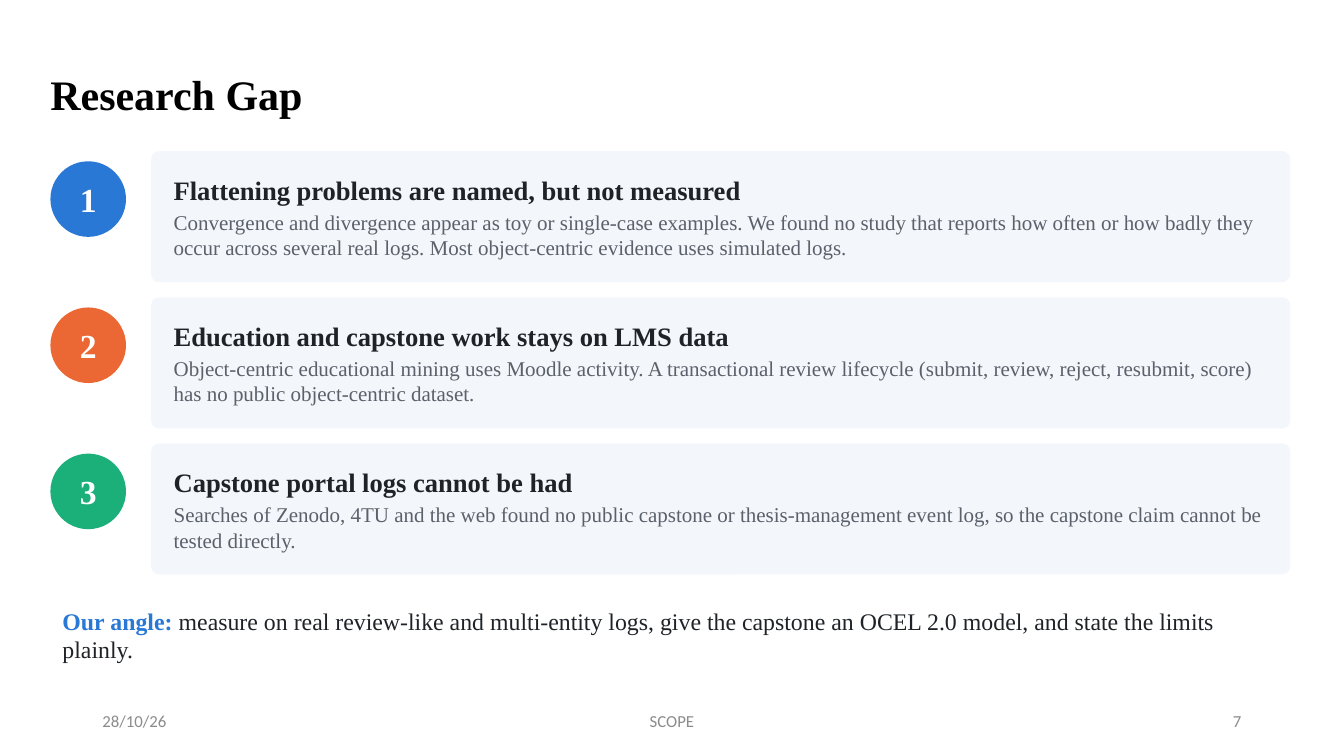
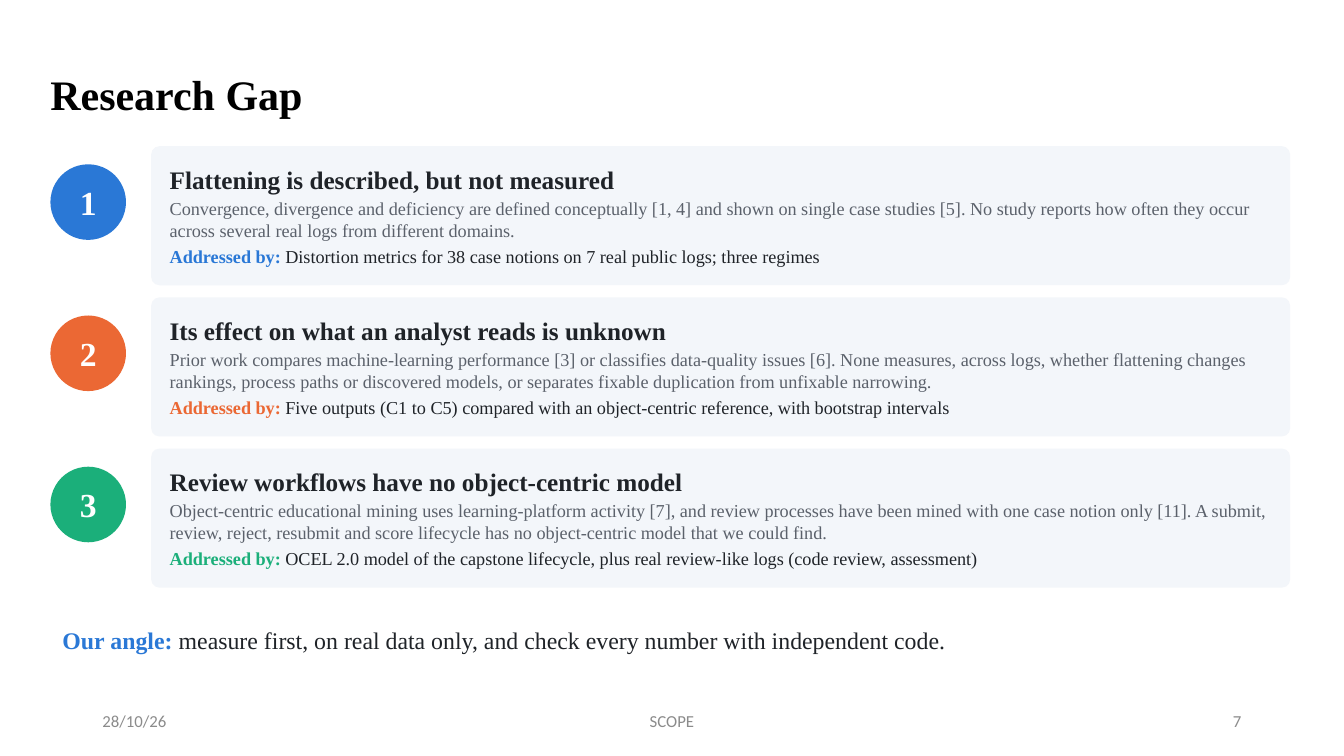
Before and after one commit to ssaakaash/ocel-research, a slide deck: slide 7 of docs/review-3/Team1_Review3_OCEL.pptx. Drawn at 1344x756 pixels with LibreOffice and Linux fonts; fonts in the diff are those of the drawing. Boxes give left, top, right and bottom in pixels: in the first picture for what was removed or moved away, otherwise in the second. Text is boxed around its words. In the diff, an @@ line names an element or a change of style, - is before the commit and + after.

```diff
--- a/docs/review-3/Team1_Review3_OCEL.pptx
+++ b/docs/review-3/Team1_Review3_OCEL.pptx
@@ rounded rectangle "Flattening is described, but not ...": place and size @@
-rounded rectangle "Flattening is described, but not ..." at (151,151,1291,282)
+rounded rectangle "Flattening is described, but not ..." at (151,146,1291,285)
@@ text in rounded rectangle at (170,171,1249,267): text changed; size 15 to 13 pt @@
-Flattening problems are named, but not measured
-Convergence and divergence appear as toy or single-case examples. We found no study that reports how often or how badly they occur across several real logs. Most object-centric evidence uses simulated logs.
+Flattening is described, but not measured
+Convergence, divergence and deficiency are defined conceptually [1, 4] and shown on single case studies [5]. No study reports how often they occur across several real logs from different domains.
+Addressed by: Distortion metrics for 38 case notions on 7 real public logs; three regimes
@@ rounded rectangle "Its effect on what an ...": place and size @@
-rounded rectangle "Its effect on what an ..." at (151,297,1291,429)
+rounded rectangle "Its effect on what an ..." at (151,297,1291,437)
@@ ellipse "2": place and size @@
-ellipse "2" at (50,308,126,383)
+ellipse "2" at (50,316,126,391)
@@ text in rounded rectangle at (170,322,1246,418): text changed; size 15 to 13 pt @@
-Education and capstone work stays on LMS data
-Object-centric educational mining uses Moodle activity. A transactional review lifecycle (submit, review, reject, resubmit, score) has no public object-centric dataset.
+Its effect on what an analyst reads is unknown
+Prior work compares machine-learning performance [3] or classifies data-quality issues [6]. None measures, across logs, whether flattening changes rankings, process paths or discovered models, or separates fixable duplication from unfixable narrowing.
+Addressed by: Five outputs (C1 to C5) compared with an object-centric reference, with bootstrap intervals
@@ rounded rectangle "Review workflows have no object-centric ...": place and size @@
-rounded rectangle "Review workflows have no object-centric ..." at (151,444,1291,575)
+rounded rectangle "Review workflows have no object-centric ..." at (151,449,1291,588)
@@ ellipse "3": place and size @@
-ellipse "3" at (50,454,126,529)
+ellipse "3" at (50,467,126,542)
@@ text in rounded rectangle at (170,473,1266,569): text changed; size 15 to 13 pt @@
-Capstone portal logs cannot be had
-Searches of Zenodo, 4TU and the web found no public capstone or thesis-management event log, so the capstone claim cannot be tested directly.
+Review workflows have no object-centric model
+Object-centric educational mining uses learning-platform activity [7], and review processes have been mined with one case notion only [11]. A submit, review, reject, resubmit and score lifecycle has no object-centric model that we could find.
+Addressed by: OCEL 2.0 model of the capstone lifecycle, plus real review-like logs (code review, assessment)
@@ text at (62,632,945,654): text changed @@
-Our angle: measure on real review-like and multi-entity logs, give the capstone an OCEL 2.0 model, and state the limits plainly.
+Our angle: measure first, on real data only, and check every number with independent code.
```
Also in this commit, not shown: 5 other files.
